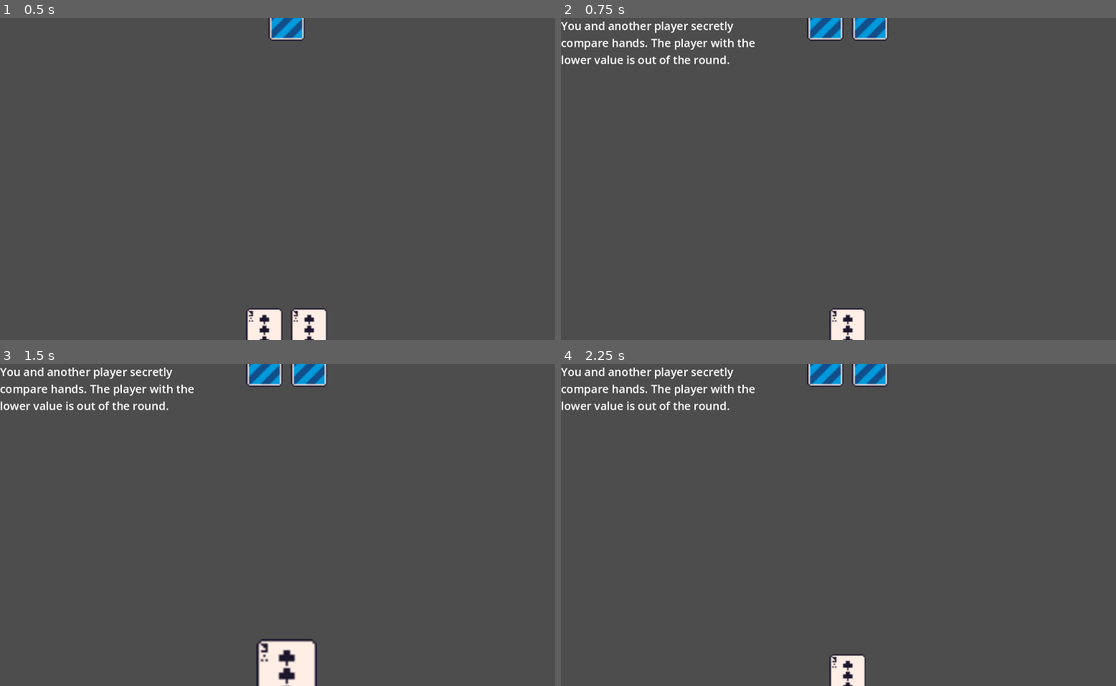
Above: before the commit, frames 1-4 (two rows, left to right).
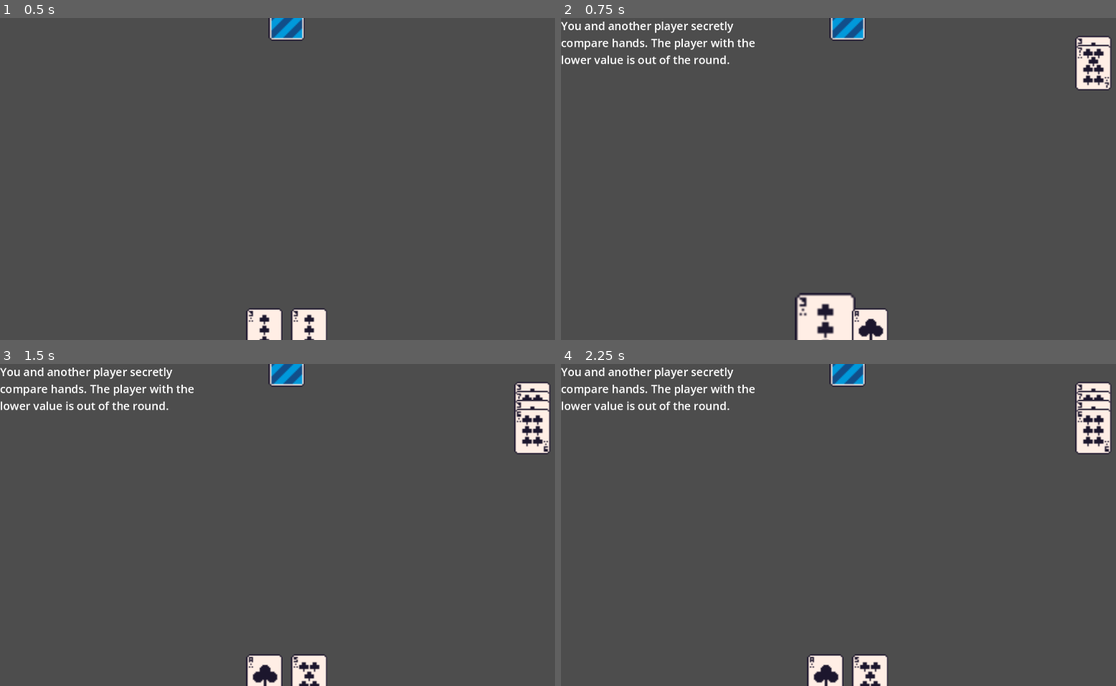
Above: after the commit, the same moments.

Repository: maxnovak/love-letter
Game: Godot game, scene res://table.tscn
Same seed, same stepped clock (60 frames per second), same inputs: the game is played once before the commit and once after it.
Inputs (mouse positions are in pixels of both pictures, inside the frame that each line leads up to):
- Up to frame 1 (0.5 s): no input
- Up to frame 2 (0.75 s): tap Enter at 0.5 s; move the mouse to (827, 330) at 0.52 s; click (827, 330) at 0.67 s
- Up to frame 3 (1.5 s): tap Space at 1.25 s; move the mouse to (288, 676) at 1.27 s; click (288, 676) at 1.42 s
- Up to frame 4 (2.25 s): tap Enter at 2 s; move the mouse to (905, 454) at 2.02 s; click (905, 454) at 2.17 s

Frame 1 is identical in both runs. In frame 2, 3.7% of the frame differs, in the area x 42-100%, y 0-100%; in frame 3, 3.8%, in the area x 44-100%, y 0-100%; in frame 4, 3.4%.

Commit message:
Have opponent players play a card after the player goes

Diff:
--- /dev/null
+++ b/OpponentHand.gd
@@ -0,0 +1,7 @@
+extends Node2D
+
+signal playCard
+
+func _process(delta):
+	if self.get_child_count() == 2:
+		playCard.emit(self.get_child(0))
--- a/Table.gd
+++ b/Table.gd
@@ -33,10 +33,11 @@
 
 	for card in $PlayersHand.get_children():
 		card.hover_over_card.connect($PlayersHand._on_Card_hover_over_card.bind(card))
-	for card in $PlayersHand.get_children():
 		card.clicked_card.connect(on_Card_click.bind(card))
 
 func deal_card(player):
+	if deck.size() == 1:
+		return
 	var currentCard = player.get_child(0)
 	currentCard.position = Vector2(-50,0)
 
@@ -60,9 +61,31 @@
 		if card != cardToRemove:
 			card.position = Vector2(0,0)
 
-	cardToRemove.queue_free()
+	cardToRemove.position = Vector2(0,turn*20)
+	$PlayersHand.remove_child(cardToRemove)
+	$PlayedCards.add_child(cardToRemove)
+
 	next_player()
 
 func next_player():
 	turn += 1
 	deal_card(turnOrder[turn % turnOrder.size()])
+
+func _process(delta):
+	var current_player = turnOrder[turn % turnOrder.size()]
+	if current_player.get_child_count() == 1:
+		deal_card(turnOrder[turn % turnOrder.size()])
+
+func _on_opponent_hand_play_card(playedCard):
+	var activeOpponent = turnOrder[turn % turnOrder.size()]
+	for card in activeOpponent.get_children():
+		if card != playedCard:
+			card.position = Vector2(0,0)
+
+	playedCard.position = Vector2(0,turn*20)
+	playedCard._set_visible(true)
+
+	activeOpponent.remove_child(playedCard)
+	$PlayedCards.add_child(playedCard)
+
+	next_player()
--- a/table.tscn
+++ b/table.tscn
@@ -1,7 +1,8 @@
-[gd_scene load_steps=4 format=3 uid="uid://bmae37f4bd0sv"]
+[gd_scene load_steps=5 format=3 uid="uid://bmae37f4bd0sv"]
 
 [ext_resource type="Script" path="res://Table.gd" id="1_p1sh2"]
 [ext_resource type="Script" path="res://PlayersHand.gd" id="2_rujo7"]
+[ext_resource type="Script" path="res://OpponentHand.gd" id="3_5t7tx"]
 [ext_resource type="Script" path="res://HUD.gd" id="3_dgabu"]
 
 [node name="Table" type="Node2D"]
@@ -13,6 +14,7 @@
 
 [node name="OpponentHand" type="Node2D" parent="."]
 position = Vector2(640, 0)
+script = ExtResource("3_5t7tx")
 
 [node name="HUD" type="CanvasLayer" parent="."]
 script = ExtResource("3_dgabu")
@@ -23,4 +25,8 @@
 theme_override_font_sizes/font_size = 25
 autowrap_mode = 2
 
+[node name="PlayedCards" type="Node2D" parent="."]
+position = Vector2(1188, 91)
+
 [connection signal="text" from="PlayersHand" to="HUD" method="_on_players_hand_text"]
+[connection signal="playCard" from="OpponentHand" to="." method="_on_opponent_hand_play_card"]
